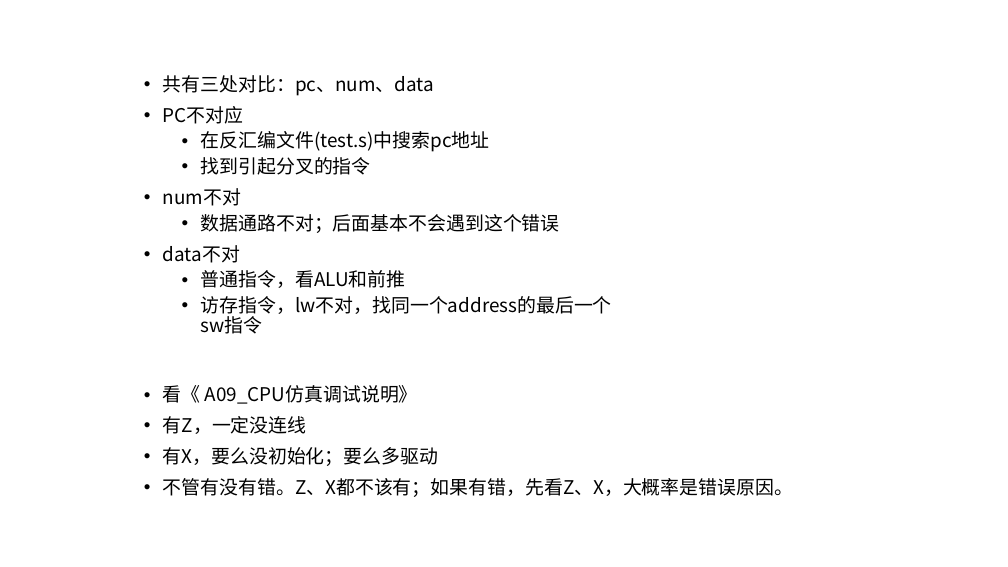
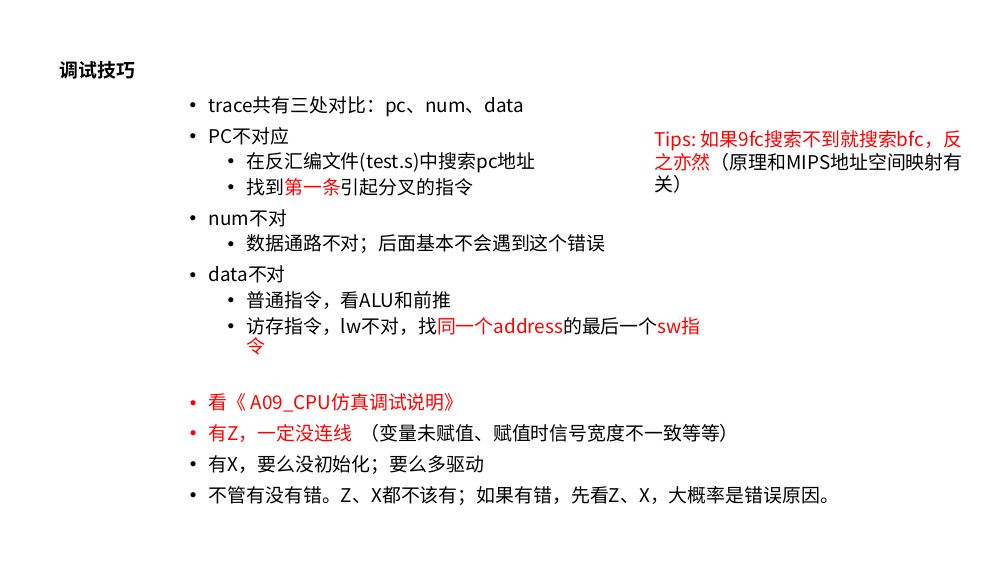
Before and after one commit to y0fy/CO-lab-material-CQU, a slide deck: slide 42 of doc/ppt/2020/硬综讲解1.pptx (slide 28 before the commit). Drawn at 1008x567 pixels with LibreOffice and Linux fonts; fonts in the diff are those of the drawing. Boxes give left, top, right and bottom in pixels: in the first picture for what was removed or moved away, otherwise in the second. Text is boxed around its words. In the diff, an @@ line names an element or a change of style, - is before the commit and + after.

```diff
--- a/doc/ppt/2020/硬综讲解1.pptx
+++ b/doc/ppt/2020/硬综讲解1.pptx
@@ text added at box(60, 61, 136, 79), 18 pt, text #000000, bold @@
+调试技巧
@@ text "trace共有三处对比：pc、num、data": place and size @@
-text "trace共有三处对比：pc、num、data" at box(163, 75, 612, 318)
+text "trace共有三处对比：pc、num、data" at box(209, 96, 700, 338)
@@ text at box(209, 96, 525, 117): text changed @@
-• 共有三处对比：pc、num、data
+• trace共有三处对比：pc、num、data
@@ text added at box(654, 130, 962, 171), 18 pt, text #FF0000 @@
+Tips: 如果9fc搜索不到就搜索bfc，反之亦然（原理和MIPS地址空间映射有关）
@@ text at box(246, 178, 473, 196): text changed @@
-  • 找到引起分叉的指令
+  • 找到第一条引起分叉的指令
@@ text at box(246, 317, 700, 338): text colour #000000 to #FF0000 in "访存指令，lw不对，找同一个address的最后一个sw指令" @@
@@ text "看《 A09_CPU仿真调试说明》": place and size @@
-text "看《 A09_CPU仿真调试说明》" at box(163, 385, 793, 497)
+text "看《 A09_CPU仿真调试说明》" at box(209, 393, 839, 505)
@@ text at box(209, 393, 464, 412): text colour #000000 to #FF0000 in "看《 A09_CPU仿真调试说明》" @@
@@ text at box(209, 424, 739, 442): text changed @@
-• 有Z，一定没连线
+• 有Z，一定没连线 （变量未赋值、赋值时信号宽度不一致等等）
```
Also in this commit, not shown: 13 other slides changed, 23 slides added, 6 slides removed, 3 other files.
